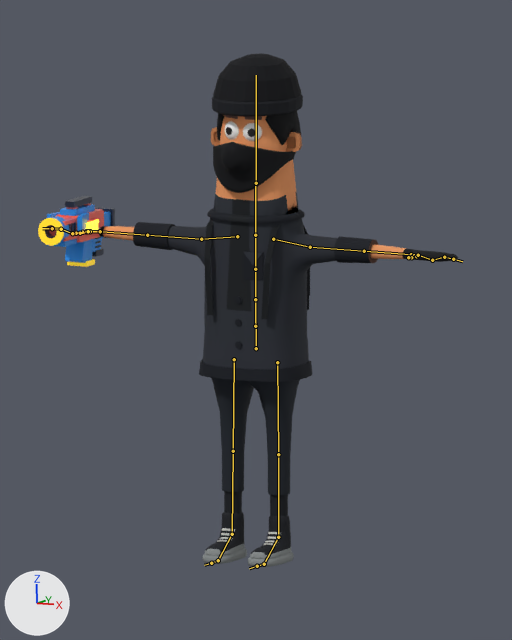
One commit to the Blender file ArtSource/Characters/Character01Thief/Armed/Character01_Thief_AssaultRifle.blend: the scene before it, then after it.
One viewpoint serves both versions: the file's camera 'ReviewCamera'. Lighting does not change. The marker at lower left points along +X, +Y and +Z. The first picture is the older version. The bones that change, and the others that lie on the model, are drawn over the model as lines.

Names of what the first picture shows: 'Character01_Thief', 'Weapon_AssaultRifle'.
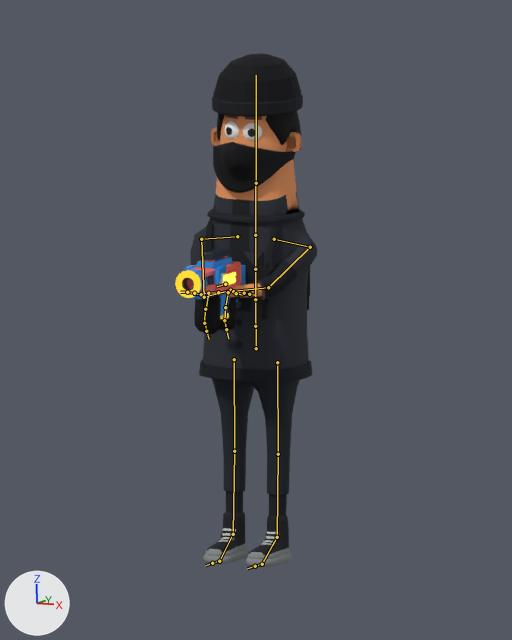
The newer file adds an action. The first version stands in its rest pose; the second is drawn at frame 1 of the action 'Thief_Frustration'.

Location of each change, (x1, y1, x2, y2) in pixels of the pictures (512 x 640 px):
'Character01_Thief', posed: before (99, 53, 458, 567); after (190, 53, 317, 567)
'Weapon_AssaultRifle', posed: before (38, 196, 115, 267); after (175, 249, 246, 319)
bone 'mixamorig:LeftArm', root to tip: before (310, 247) to (364, 251); after (310, 247) to (268, 287)
bone 'mixamorig:LeftForeArm', root to tip: before (364, 251) to (411, 254); after (268, 287) to (218, 292)
bone 'mixamorig:LeftHand', root to tip: before (411, 254) to (417, 255); after (218, 292) to (209, 293)
bone 'mixamorig:LeftHandThumb2', root to tip: before (416, 256) to (414, 257); after (201, 294) to (193, 294)
bone 'mixamorig:LeftHandIndex1', root to tip: before (418, 255) to (432, 260); after (208, 293) to (206, 309)
bone 'mixamorig:LeftHandIndex2', root to tip: before (432, 260) to (444, 257); after (205, 309) to (204, 323)
bone 'mixamorig:LeftHandIndex3', root to tip: before (444, 257) to (453, 259); after (204, 323) to (207, 331)
bone 'mixamorig:RightArm', root to tip: before (201, 239) to (147, 235); after (201, 239) to (204, 297)
bone 'mixamorig:RightForeArm', root to tip: before (147, 235) to (100, 231); after (204, 297) to (230, 290)
bone 'mixamorig:RightHand', root to tip: before (100, 231) to (88, 231); after (230, 290) to (228, 292)
bone 'mixamorig:RightHandThumb2', root to tip: before (82, 232) to (77, 232); after (236, 293) to (242, 295)
bone 'mixamorig:RightHandIndex1', root to tip: before (86, 231) to (72, 233); after (228, 292) to (225, 307)
bone 'mixamorig:RightHandIndex2', root to tip: before (72, 233) to (61, 229); after (225, 307) to (224, 320)
bone 'mixamorig:RightHandIndex3', root to tip: before (61, 229) to (52, 228); after (224, 320) to (226, 329)
bone 'weapon_socket', root to tip: before (88, 231) to (79, 234); after (225, 284) to (217, 286)

What changed in the scene script:
```text
Change bone_mixamorig_leftarm:
    where bone_mixamorig_leftarm = bpy.data.objects['Character01_Thief_Rig'].pose.bones['mixamorig:LeftArm']  # child of 'mixamorig:LeftShoulder'
    bone_mixamorig_leftarm.rotation_quaternion: (1.0, 0.0, 0.0, 0.0) -> (0.527, 0.588, 0.0, 0.614)  # degrees (0, 0, 0) -> degrees (64, -46, 69)
Change bone_mixamorig_leftforearm:
    where bone_mixamorig_leftforearm = bpy.data.objects['Character01_Thief_Rig'].pose.bones['mixamorig:LeftForeArm']  # child of 'mixamorig:LeftArm'
    bone_mixamorig_leftforearm.rotation_quaternion: (1.0, 0.0, 0.0, 0.0) -> (0.804, -0.18, 0.509, 0.248)  # degrees (0, 0, 0) -> degrees (-5, 65, 31)
Change bone_mixamorig_lefthand:
    where bone_mixamorig_lefthand = bpy.data.objects['Character01_Thief_Rig'].pose.bones['mixamorig:LeftHand']  # child of 'mixamorig:LeftForeArm'
    bone_mixamorig_lefthand.rotation_quaternion: (1.0, 0.0, 0.0, 0.0) -> (0.923, 0.02, 0.076, -0.376)  # degrees (0, 0, 0) -> degrees (-1, 9, -44)
Change bone_mixamorig_lefthandthumb2:
    where bone_mixamorig_lefthandthumb2 = bpy.data.objects['Character01_Thief_Rig'].pose.bones['mixamorig:LeftHandThumb2']  # child of 'mixamorig:LeftHandThumb1'
    bone_mixamorig_lefthandthumb2.rotation_quaternion: (1.0, 0.0, 0.0, 0.0) -> (0.996, 0.02, -0.085, -0.005)  # degrees (0, 0, 0) -> degrees (2, -10, -1)
Change bone_mixamorig_lefthandindex1:
    where bone_mixamorig_lefthandindex1 = bpy.data.objects['Character01_Thief_Rig'].pose.bones['mixamorig:LeftHandIndex1']  # child of 'mixamorig:LeftHand'
    bone_mixamorig_lefthandindex1.rotation_quaternion: (1.0, 0.0, 0.0, 0.0) -> (0.887, 0.46, 0.012, 0.034)  # degrees (0, 0, 0) -> degrees (55, -1, 4)
Change bone_mixamorig_lefthandindex2:
    where bone_mixamorig_lefthandindex2 = bpy.data.objects['Character01_Thief_Rig'].pose.bones['mixamorig:LeftHandIndex2']  # child of 'mixamorig:LeftHandIndex1'
    bone_mixamorig_lefthandindex2.rotation_quaternion: (1.0, 0.0, 0.0, 0.0) -> (0.948, 0.316, -0.004, 0.025)  # degrees (0, 0, 0) -> degrees (37, -1, 3)
Change bone_mixamorig_lefthandindex3:
    where bone_mixamorig_lefthandindex3 = bpy.data.objects['Character01_Thief_Rig'].pose.bones['mixamorig:LeftHandIndex3']  # child of 'mixamorig:LeftHandIndex2'
    bone_mixamorig_lefthandindex3.rotation_quaternion: (1.0, 0.0, 0.0, 0.0) -> (0.988, 0.156, 0.003, 0.012)  # degrees (0, 0, 0) -> degrees (18, 0, 1)
Change bone_mixamorig_rightarm:
    where bone_mixamorig_rightarm = bpy.data.objects['Character01_Thief_Rig'].pose.bones['mixamorig:RightArm']  # child of 'mixamorig:RightShoulder'
    bone_mixamorig_rightarm.rotation_quaternion: (1.0, 0.0, 0.0, 0.0) -> (0.618, 0.728, 0.0, -0.297)  # degrees (0, 0, 0) -> degrees (94, 26, -24)
Change bone_mixamorig_rightforearm:
    where bone_mixamorig_rightforearm = bpy.data.objects['Character01_Thief_Rig'].pose.bones['mixamorig:RightForeArm']  # child of 'mixamorig:RightArm'
    bone_mixamorig_rightforearm.rotation_quaternion: (1.0, 0.0, 0.0, 0.0) -> (0.15, -0.466, -0.75, -0.444)  # degrees (0, 0, 0) -> degrees (-43, -140, -47)
Change bone_mixamorig_righthand:
    where bone_mixamorig_righthand = bpy.data.objects['Character01_Thief_Rig'].pose.bones['mixamorig:RightHand']  # child of 'mixamorig:RightForeArm'
    bone_mixamorig_righthand.rotation_quaternion: (1.0, 0.0, 0.0, 0.0) -> (0.827, 0.175, 0.363, 0.391)  # degrees (0, 0, 0) -> degrees (40, 28, 61)
Change bone_mixamorig_righthandthumb2:
    where bone_mixamorig_righthandthumb2 = bpy.data.objects['Character01_Thief_Rig'].pose.bones['mixamorig:RightHandThumb2']  # child of 'mixamorig:RightHandThumb1'
    bone_mixamorig_righthandthumb2.rotation_quaternion: (1.0, 0.0, 0.0, 0.0) -> (0.996, 0.023, 0.084, 0.004)  # degrees (0, 0, 0) -> degrees (3, 10, 1)
Change bone_mixamorig_righthandindex1:
    where bone_mixamorig_righthandindex1 = bpy.data.objects['Character01_Thief_Rig'].pose.bones['mixamorig:RightHandIndex1']  # child of 'mixamorig:RightHand'
    bone_mixamorig_righthandindex1.rotation_quaternion: (1.0, 0.0, 0.0, 0.0) -> (0.887, 0.461, 0.017, 0.02)  # degrees (0, 0, 0) -> degrees (55, 1, 3)
Change bone_mixamorig_righthandindex2:
    where bone_mixamorig_righthandindex2 = bpy.data.objects['Character01_Thief_Rig'].pose.bones['mixamorig:RightHandIndex2']  # child of 'mixamorig:RightHandIndex1'
    bone_mixamorig_righthandindex2.rotation_quaternion: (1.0, 0.0, 0.0, 0.0) -> (0.948, 0.317, 0.005, 0.017)  # degrees (0, 0, 0) -> degrees (37, 0, 2)
Change bone_mixamorig_righthandindex3:
    where bone_mixamorig_righthandindex3 = bpy.data.objects['Character01_Thief_Rig'].pose.bones['mixamorig:RightHandIndex3']  # child of 'mixamorig:RightHandIndex2'
    bone_mixamorig_righthandindex3.rotation_quaternion: (1.0, 0.0, 0.0, 0.0) -> (0.988, 0.156, 0.005, 0.007)  # degrees (0, 0, 0) -> degrees (18, 0, 1)
Change bone_weapon_socket:
    where bone_weapon_socket = bpy.data.objects['Character01_Thief_Rig'].pose.bones['weapon_socket']  # child of 'mixamorig:RightHand'
    bone_weapon_socket.location: (0.0, 0.0, 0.0) -> (0.002, -0.014, -0.033)
    bone_weapon_socket.rotation_quaternion: (1.0, 0.0, 0.0, 0.0) -> (0.707, 0.0, 0.0, 0.707)  # degrees (0, 0, 0) -> degrees (0, 0, 90)
```
